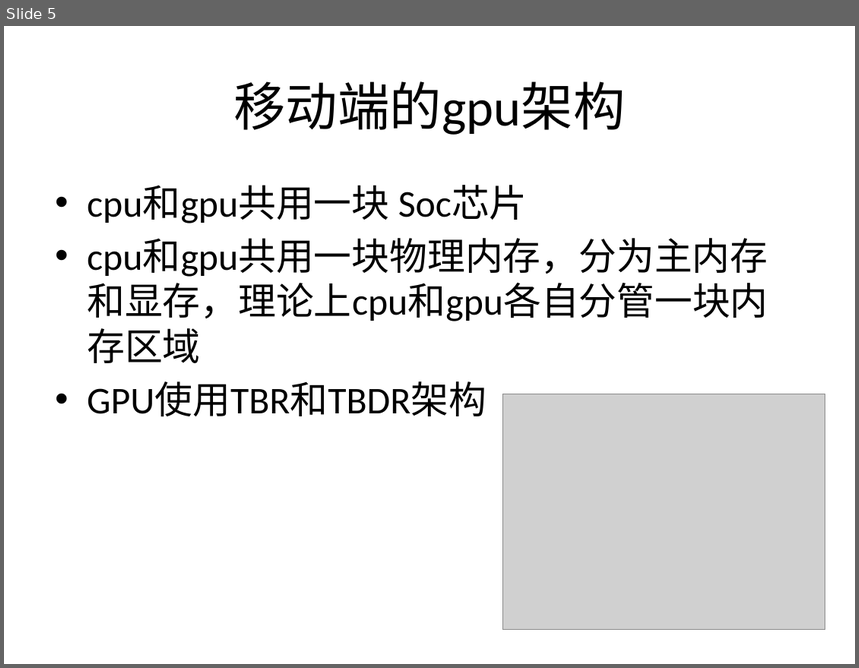
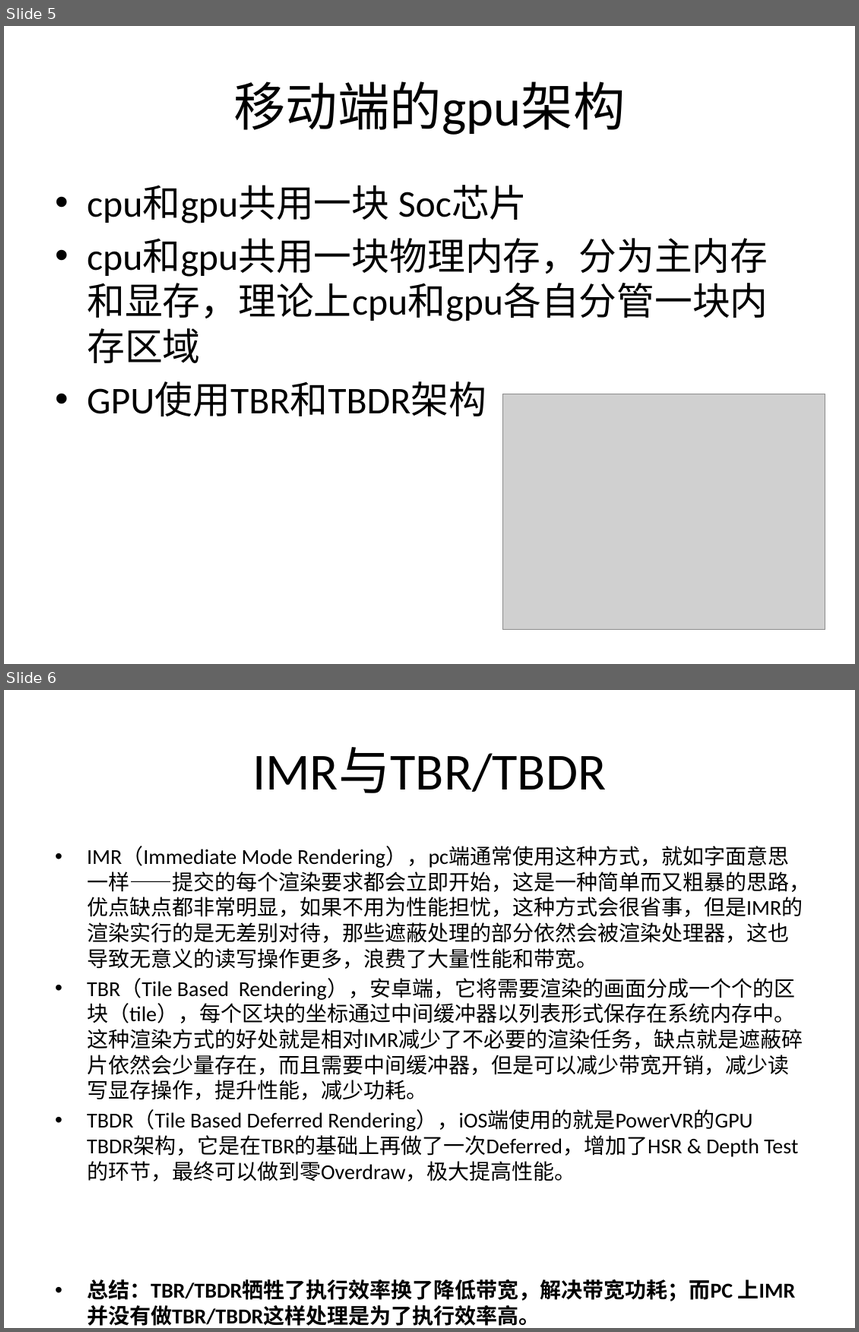
Before and after one commit to eangulee/UnityPerformanceOptimization, a slide deck: GPU Render Pipepline.pptx. Shown one above the other, each under a label of ours: slide 5 before the commit, slides 5 and 6 after it. The pictures are 859x668 and 859x1332 pixels, drawn with LibreOffice and Linux fonts; fonts in the diff are those of the drawing; grey boxes stand for pictures. Boxes give left, top, right and bottom in pixels: in the first picture for what was removed or moved away, otherwise in the second. Text is boxed around its words. In the diff, an @@ line names an element or a change of style, - is before the commit and + after.

```diff
--- a/GPU Render Pipepline.pptx
+++ b/GPU Render Pipepline.pptx
@@ slide 6 added at (4,690,855,1328), background #FFFFFF @@
@@ title added at (253,747,606,793), 44 pt, text #000000 @@
+IMR与TBR/TBDR
@@ text added at (87,847,810,1182), 18 pt, text #000000 @@
+• IMR（Immediate Mode Rendering），pc端通常使用这种方式，就如字面意思一样——提交的每个渲染要求都会立即开始，这是一种简单而又粗暴的思路，优点缺点都非常明显，如果不用为性能担忧，这种方式会很省事，但是IMR的渲染实行的是无差别对待，那些遮蔽处理的部分依然会被渲染处理器，这也导致无意义的读写操作更多，浪费了大量性能和带宽。
+• TBR（Tile Based Rendering），安卓端，它将需要渲染的画面分成一个个的区块（tile），每个区块的坐标通过中间缓冲器以列表形式保存在系统内存中。这种渲染方式的好处就是相对IMR减少了不必要的渲染任务，缺点就是遮蔽碎片依然会少量存在，而且需要中间缓冲器，但是可以减少带宽开销，减少读写显存操作，提升性能，减少功耗。
+• TBDR（Tile Based Deferred Rendering），iOS端使用的就是PowerVR的GPU TBDR架构，它是在TBR的基础上再做了一次Deferred，增加了HSR & Depth Test的环节，最终可以做到零Overdraw，极大提高性能。
+• 总结：TBR/TBDR牺牲了执行效率换了降低带宽，解决带宽功耗；而PC 上IMR 并没有做TBR/TBDR这样处理是为了执行效率高。
```
Also in this commit, not shown: 2 slides changed, 2 other slides added.
